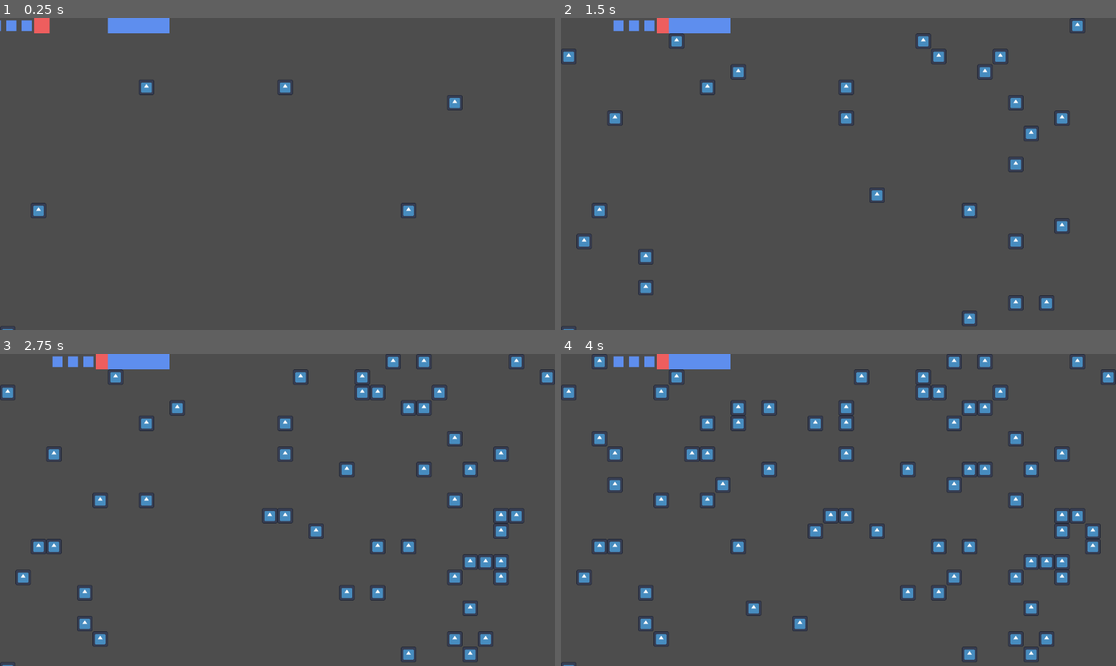
Above: before the commit, frames 1-4 (two rows, left to right).
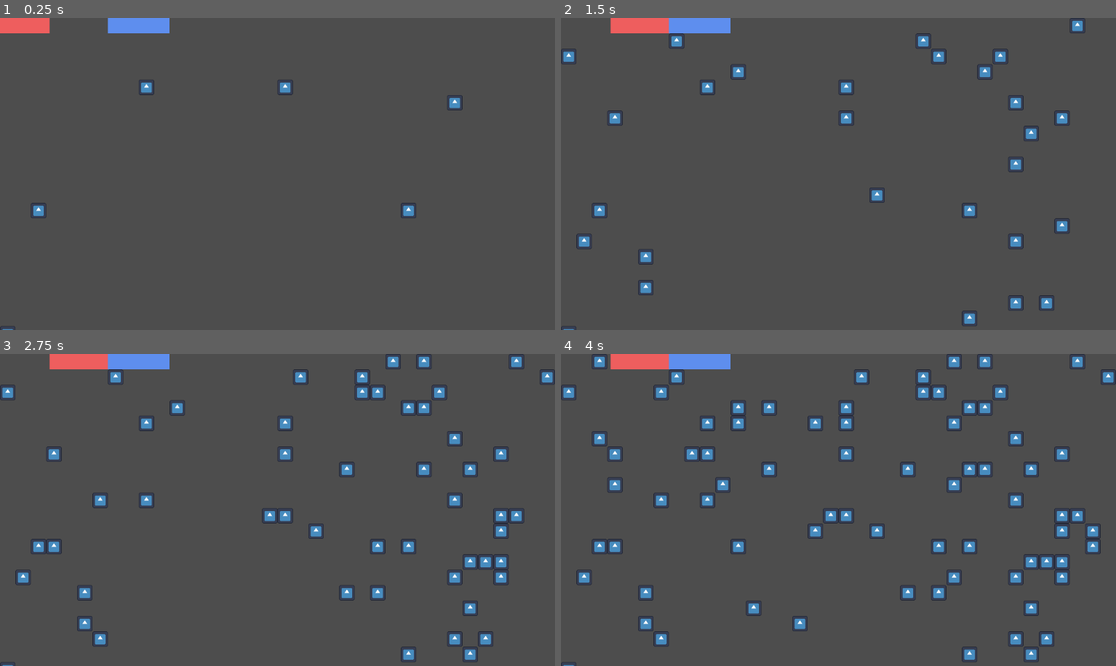
Above: after the commit, the same moments.

Repository: arrowira/MiniJam196Snake
Game: Godot game, scene res://scenes/main.tscn
Two runs of this game, one before a commit and one after it. Both use one fixed random seed, a clock stepped at 60 frames per second and the inputs below. The engine's default icon, where the game draws it, is replaced by a stand-in: a white triangle on a blue panel in a dark square.
Inputs:
- Up to frame 1 (0.25 s): no input
- Up to frame 2 (1.5 s): hold Right (p1right) 0.53-1.28 s; tap S (p2down) at 0.6 s; hold Down (p1down) from 1.28 s (still down); tap A (p2left) at 1.35 s
- Up to frame 3 (2.75 s): release Down (p1down) at 2.03 s; hold Right (p1right) from 2.03 s (still down); tap D (p2right) at 2.1 s
- Up to frame 4 (4 s): release Right (p1right) at 2.78 s; hold Up (p1up) 2.78-3.53 s; tap W (p2up) at 2.85 s; hold Left (p1left) from 3.53 s (still down); tap S (p2down) at 3.6 s

The runs differ from the first frame. In frame 1, 0.3% of the frame differs, in the area x 0-7%, y 0-5%; in frame 2, 0.4%, in the area x 8-18%, y 0-5%; in frame 3, 0.4%; in frame 4, 0.4%.

Commit message:
collision fix

Diff:
--- a/minijam-196-proj/scenes/player_1_segment.tscn
+++ b/minijam-196-proj/scenes/player_1_segment.tscn
@@ -1,6 +1,6 @@
 [gd_scene load_steps=3 format=3 uid="uid://ck1xhfy3qt26y"]
 
-[ext_resource type="Texture2D" uid="uid://lm8wjeauffjb" path="res://sprites/snake-2.png.png" id="1_545wh"]
+[ext_resource type="Texture2D" uid="uid://cw1e1ccus7o7w" path="res://sprites/snake-1.png.png" id="1_545wh"]
 
 [sub_resource type="RectangleShape2D" id="RectangleShape2D_545wh"]
 size = Vector2(30, 30)
@@ -8,8 +8,8 @@
 [node name="player1Segment" type="Node2D"]
 
 [node name="Icon" type="Sprite2D" parent="."]
-position = Vector2(16.5, 16)
-scale = Vector2(0.032812502, 0.034375)
+position = Vector2(16, 16)
+scale = Vector2(0.05, 0.05)
 texture = ExtResource("1_545wh")
 
 [node name="SnakeBody" type="Area2D" parent="."]
